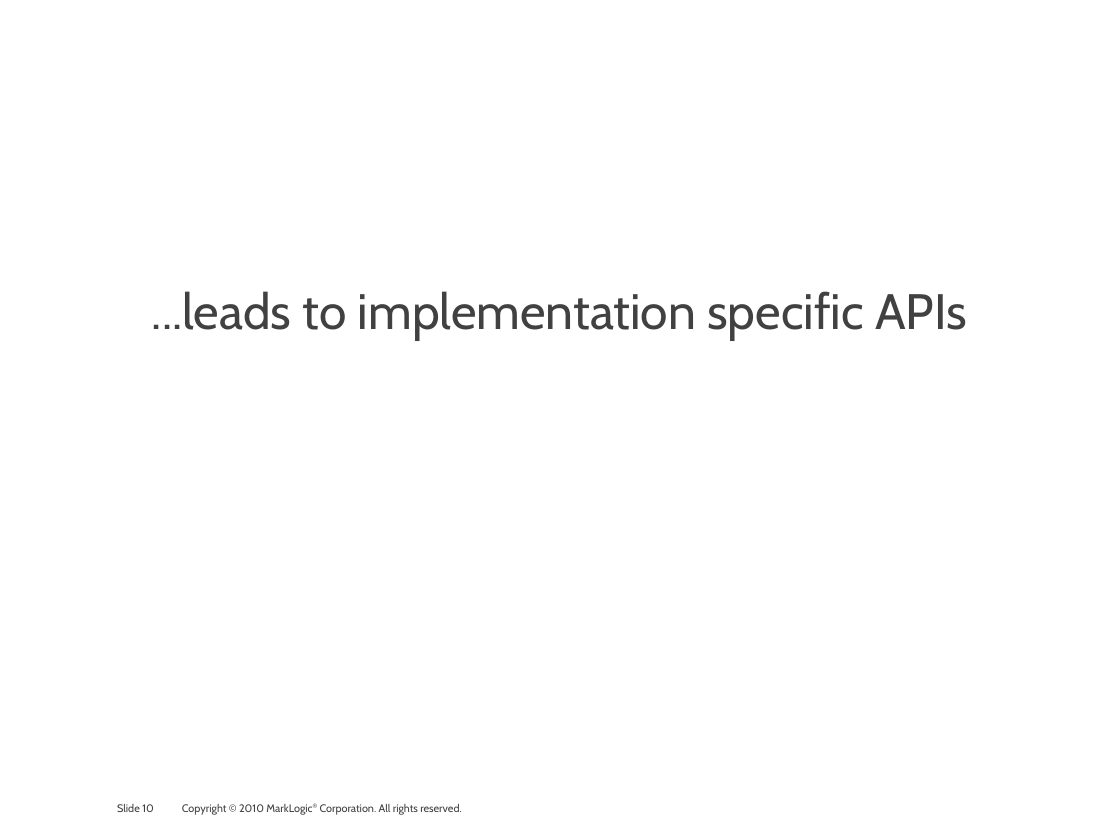
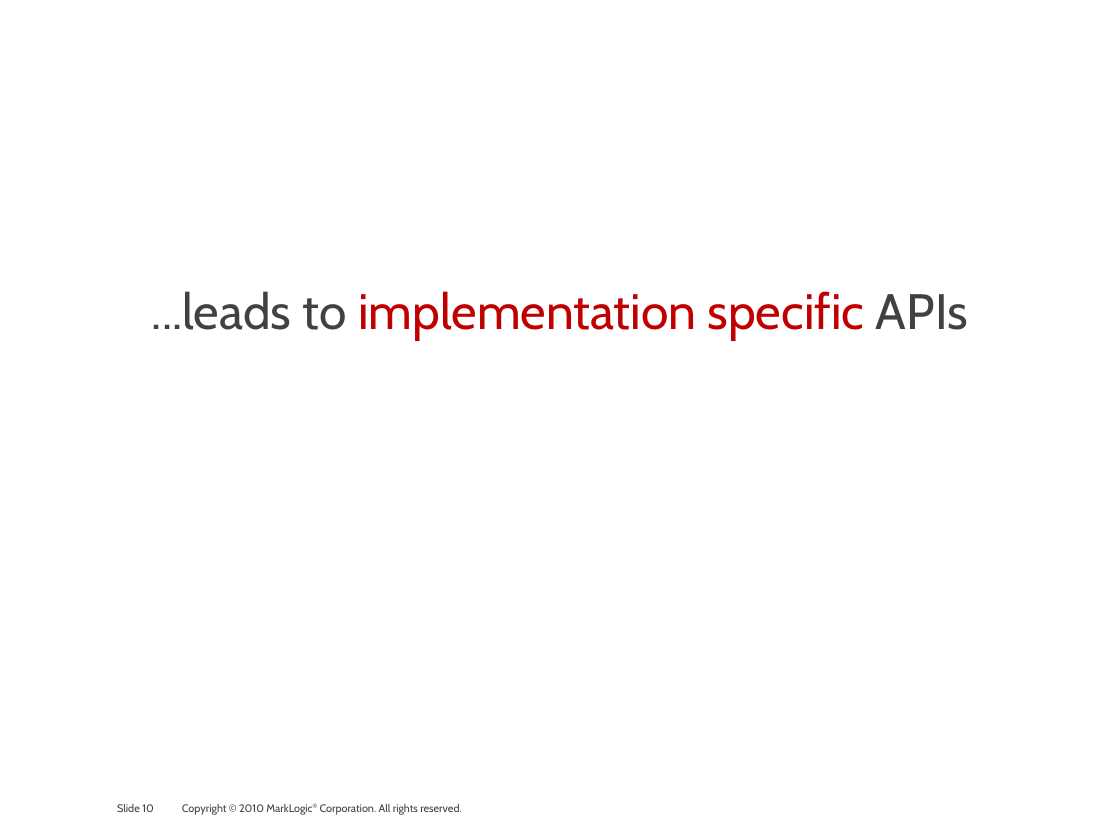
Before and after one commit to philipfennell/grasp, a slide deck: slide 10 of docs/marklogic_and_the_linked-data_connection.pptx. Drawn at 1120x840 pixels with LibreOffice and Linux fonts; fonts in the diff are those of the drawing; background and template pictures are left out. Boxes give left, top, right and bottom in pixels: in the first picture for what was removed or moved away, otherwise in the second. Text is boxed around its words. In the diff, an @@ line names an element or a change of style, - is before the commit and + after.

```diff
--- a/docs/marklogic_and_the_linked-data_connection.pptx
+++ b/docs/marklogic_and_the_linked-data_connection.pptx
@@ text "...leads to implementation specific APIs" at (x1=152, y1=291, x2=968, y2=340): text colour #414141 to #C00000 in "implementation specific" @@
```
Also in this commit, not shown: 14 other slides changed, 1 slide added, 2 slides removed.
